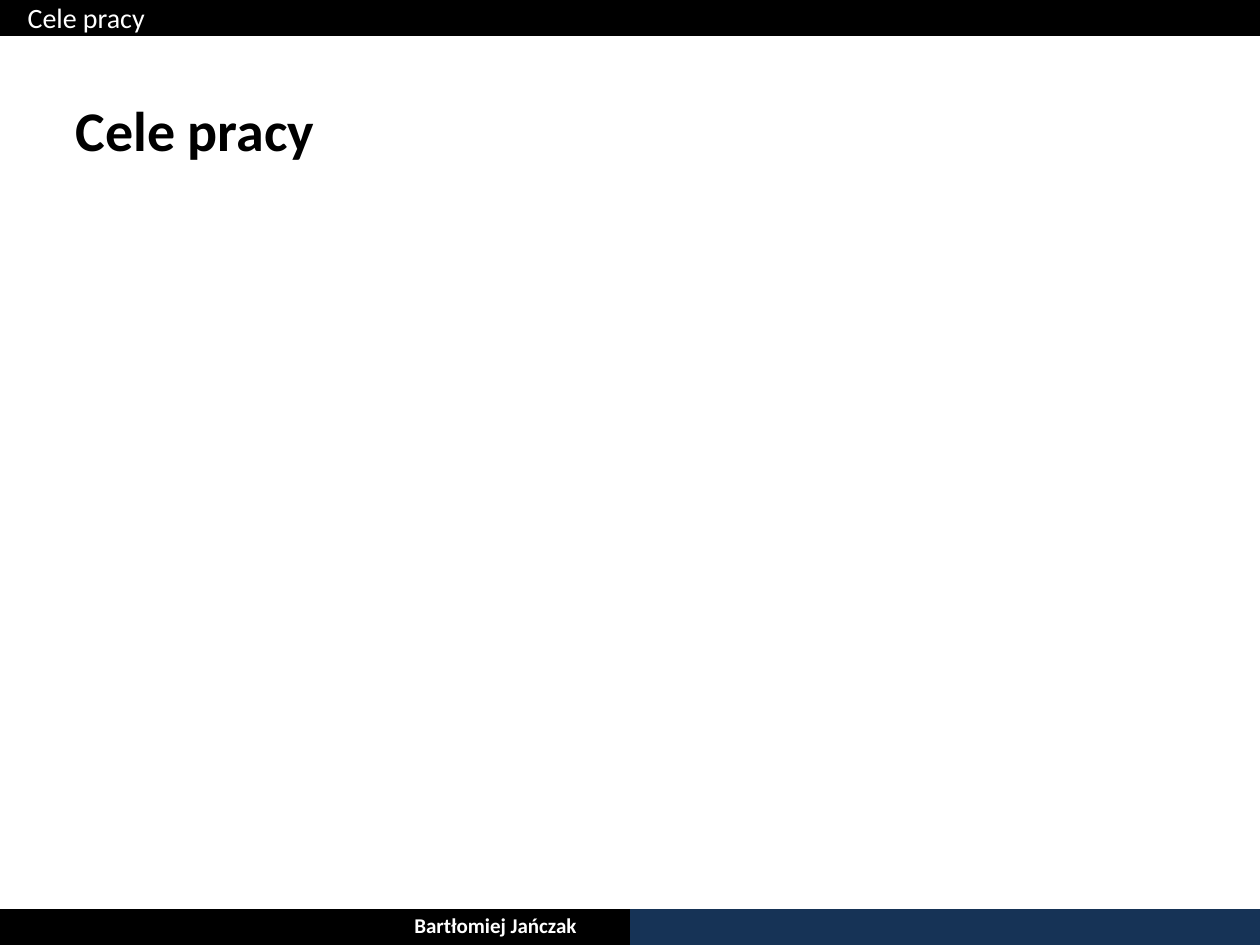
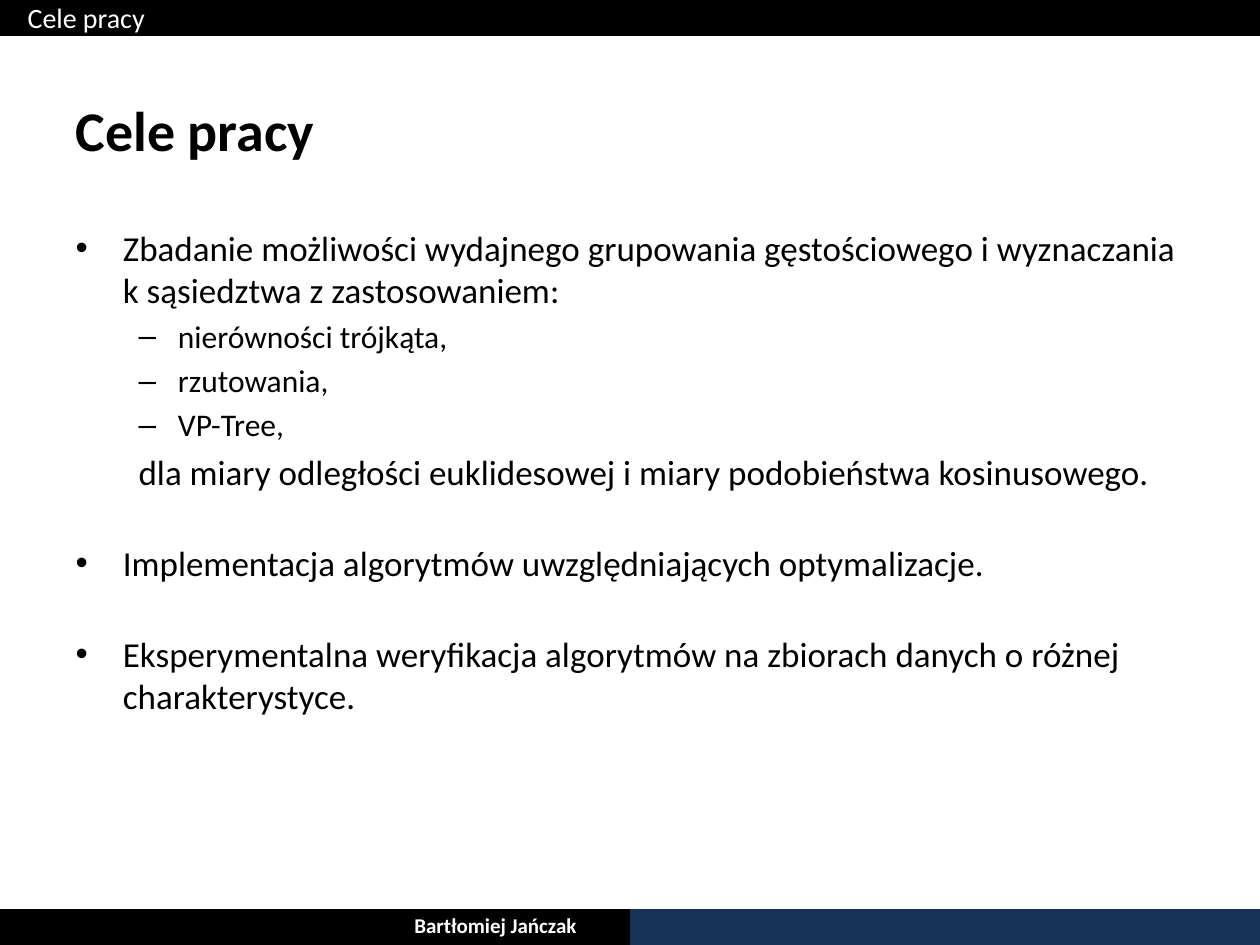
Before and after one commit to bjanczak/mgr, a slide deck: slide 3 of documents/prezentacja/Bartlomiej_Janczak_22_06_2013.pptx. Drawn at 1260x945 pixels with LibreOffice and Linux fonts; fonts in the diff are those of the drawing. Boxes give left, top, right and bottom in pixels: in the first picture for what was removed or moved away, otherwise in the second. Text is boxed around its words. In the diff, an @@ line names an element or a change of style, - is before the commit and + after.

```diff
--- a/documents/prezentacja/Bartlomiej_Janczak_22_06_2013.pptx
+++ b/documents/prezentacja/Bartlomiej_Janczak_22_06_2013.pptx
@@ text added at (123,236,1175,715), 20 pt, text #000000 @@
+• Zbadanie możliwości wydajnego grupowania gęstościowego i wyznaczania k sąsiedztwa z zastosowaniem:
+  – nierówności trójkąta,
+  – rzutowania,
+  – VP-Tree,
+  dla miary odległości euklidesowej i miary podobieństwa kosinusowego.
+• Implementacja algorytmów uwzględniających optymalizacje.
+• Eksperymentalna weryfikacja algorytmów na zbiorach danych o różnej charakterystyce.
```
Also in this commit, not shown: 6 other slides changed, 4 slides added, 1 slide removed.
